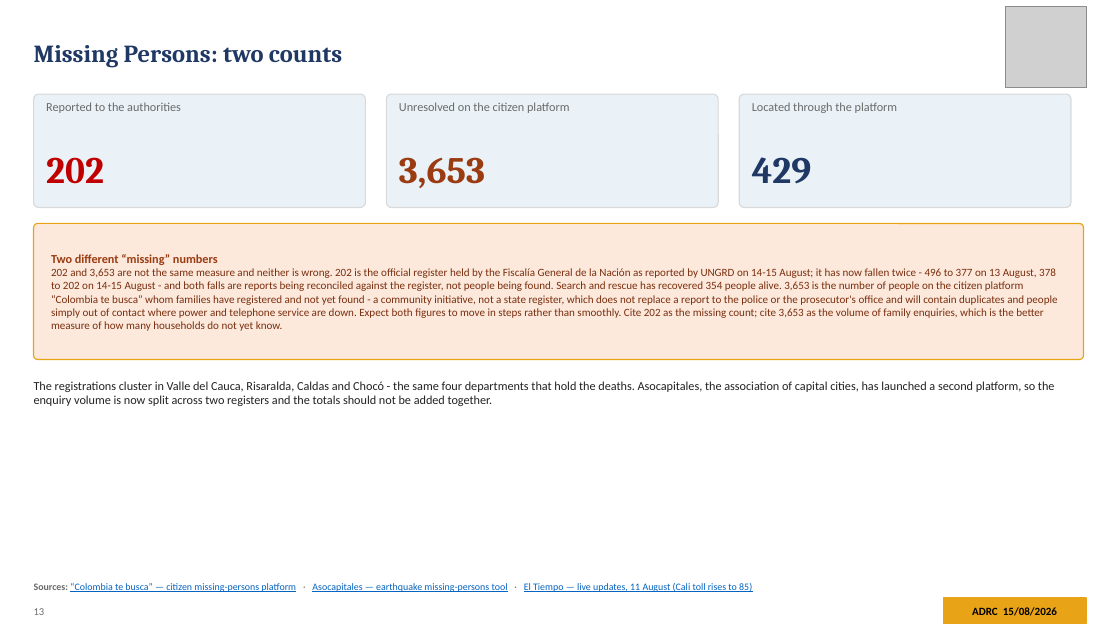
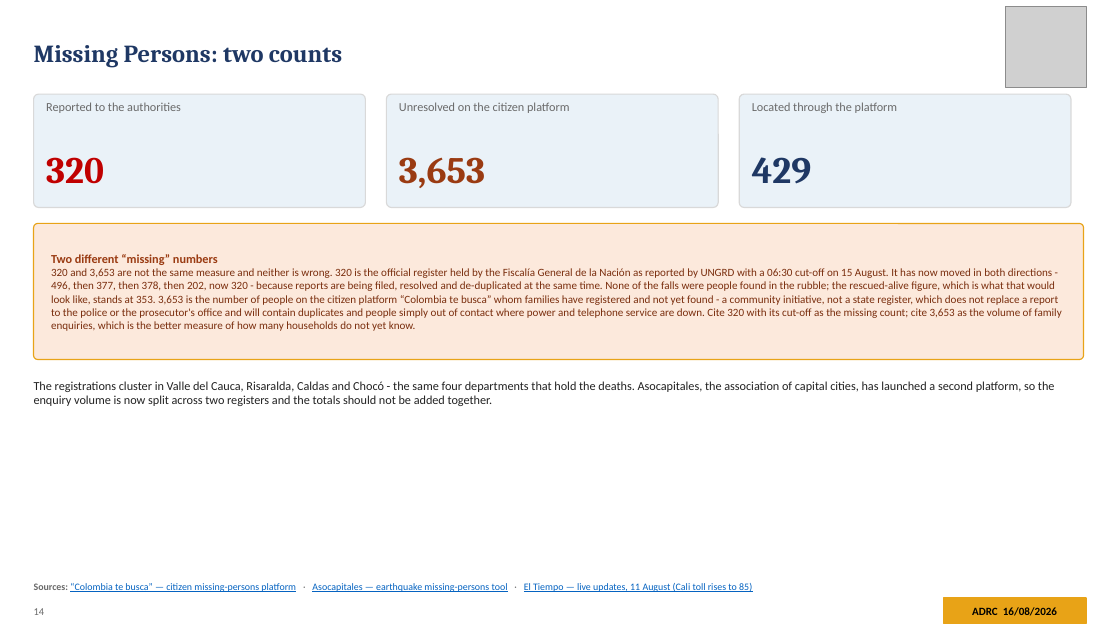
Before and after one commit to kochobi-max/whatsmap, a slide deck: slide 14 of reports/colombia_eq_20260810/output/ADRC_EQ_COL_Choco_20260810_EN.pptx (slide 13 before the commit). Drawn at 1120x630 pixels with LibreOffice and Linux fonts; fonts in the diff are those of the drawing; grey boxes stand for pictures. Boxes give left, top, right and bottom in pixels: in the first picture for what was removed or moved away, otherwise in the second. Text is boxed around its words. In the diff, an @@ line names an element or a change of style, - is before the commit and + after.

```diff
--- a/reports/colombia_eq_20260810/output/ADRC_EQ_COL_Choco_20260810_EN.pptx
+++ b/reports/colombia_eq_20260810/output/ADRC_EQ_COL_Choco_20260810_EN.pptx
@@ text at (x1=46, y1=157, x2=104, y2=184): text changed @@
-202
+320
@@ text at (x1=51, y1=254, x2=1061, y2=331): text changed @@
-Two different “missing” numbers
-202 and 3,653 are not the same measure and neither is wrong. 202 is the official register held by the Fiscalía General de la Nación as reported by UNGRD on 14-15 August; it has now fallen twice - 496 to 377 on 13 August, 378 to 202 on 14-15 August - and both falls are reports being reconciled against the register, not people being found. Search and rescue has recovered 354 people alive. 3,653 is the number of people on the citizen platform “Colombia te busca” whom families have registered and not yet found - a community initiative, not a state register, which does not replace a report to the police or the prosecutor's office and will contain duplicates and people simply out of contact where power and telephone service are down. Expect both figures to move in steps rather than smoothly. Cite 202 as the missing count; cite 3,653 as the volume of family enquiries, which is the better measure of how many households do not yet know.
+Two different “missing” numbers
+320 and 3,653 are not the same measure and neither is wrong. 320 is the official register held by the Fiscalía General de la Nación as reported by UNGRD with a 06:30 cut-off on 15 August. It has now moved in both directions - 496, then 377, then 378, then 202, now 320 - because reports are being filed, resolved and de-duplicated at the same time. None of the falls were people found in the rubble; the rescued-alive figure, which is what that would look like, stands at 353. 3,653 is the number of people on the citizen platform “Colombia te busca” whom families have registered and not yet found - a community initiative, not a state register, which does not replace a report to the police or the prosecutor's office and will contain duplicates and people simply out of contact where power and telephone service are down. Cite 320 with its cut-off as the missing count; cite 3,653 as the volume of family enquiries, which is the better measure of how many households do not yet know.
```
Also in this commit, not shown: 34 other slides changed, 1 slide added, 8 other files.
